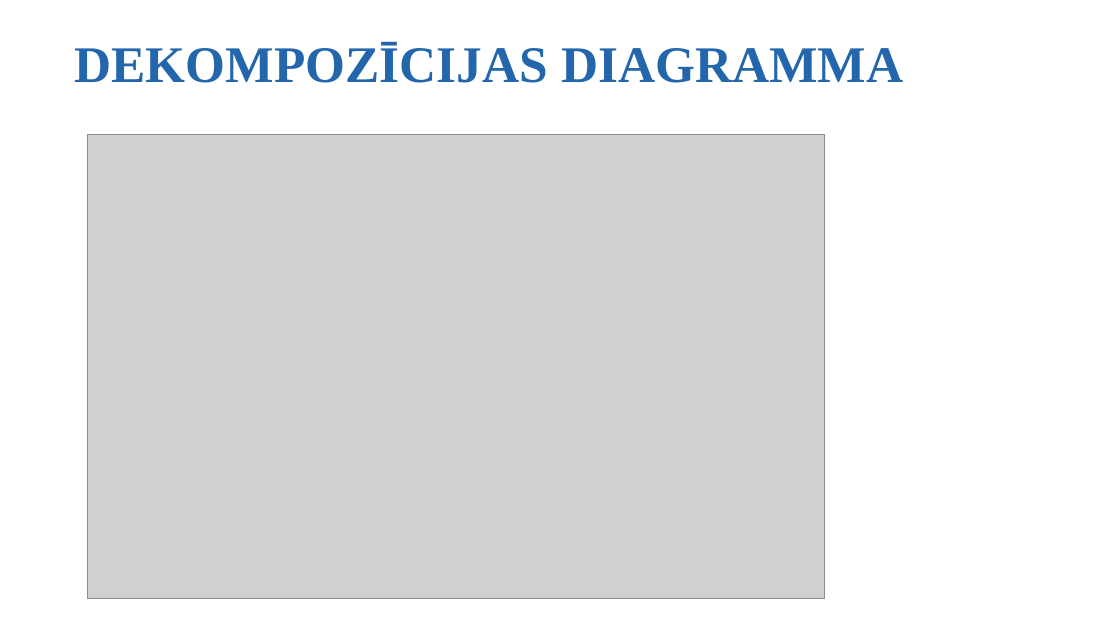
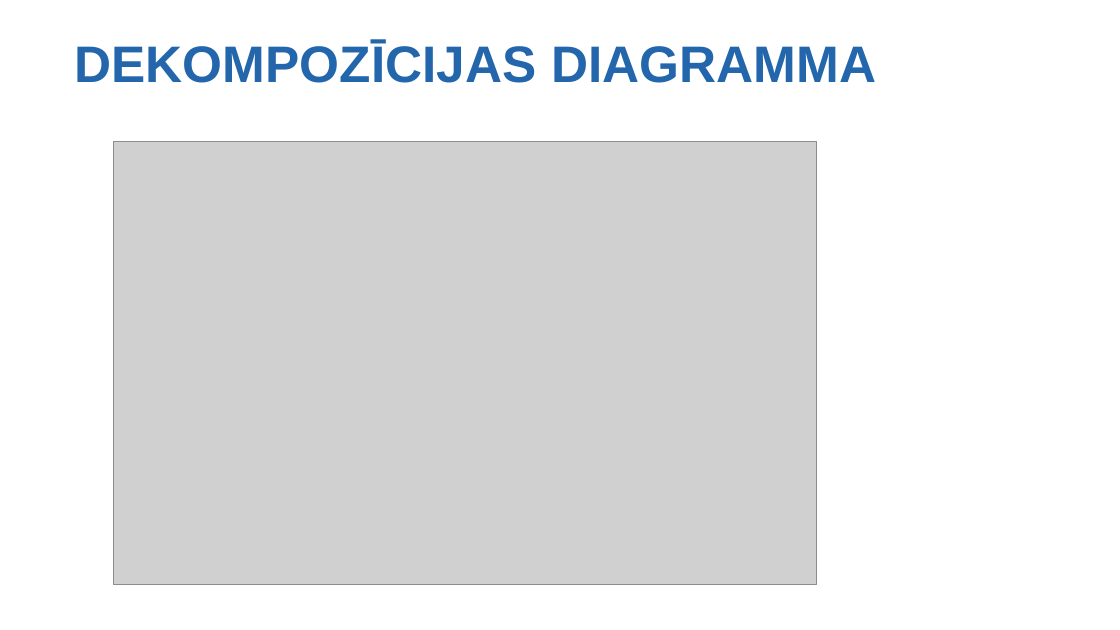
Before and after one commit to rvt-prog-kval-24/DP42-Valent-nsKaspers-Gr-matved-basAutomatiz-cijasT-mek-aVietne, a slide deck: slide 6 of documentation/Kvalifikacija darbs Valentīns Kaspers DP4-2.pptx (slide 5 before the commit). Drawn at 1120x630 pixels with LibreOffice and Linux fonts; fonts in the diff are those of the drawing; grey boxes stand for pictures; background and template pictures are left out. Boxes give left, top, right and bottom in pixels: in the first picture for what was removed or moved away, otherwise in the second. Text is boxed around its words. In the diff, an @@ line names an element or a change of style, - is before the commit and + after.

```diff
--- a/documentation/Kvalifikacija darbs Valentīns Kaspers DP4-2.pptx
+++ b/documentation/Kvalifikacija darbs Valentīns Kaspers DP4-2.pptx
@@ title "DEKOMPOZĪCIJAS DIAGRAMMA" at [75, 41, 876, 83]: font Times New Roman to Arial @@
@@ picture: place and size @@
-picture at [88, 134, 825, 599]
+picture at [113, 141, 817, 584]
```
Also in this commit, not shown: 6 other slides changed, 4 slides added, 3 slides removed, 1 other file.
